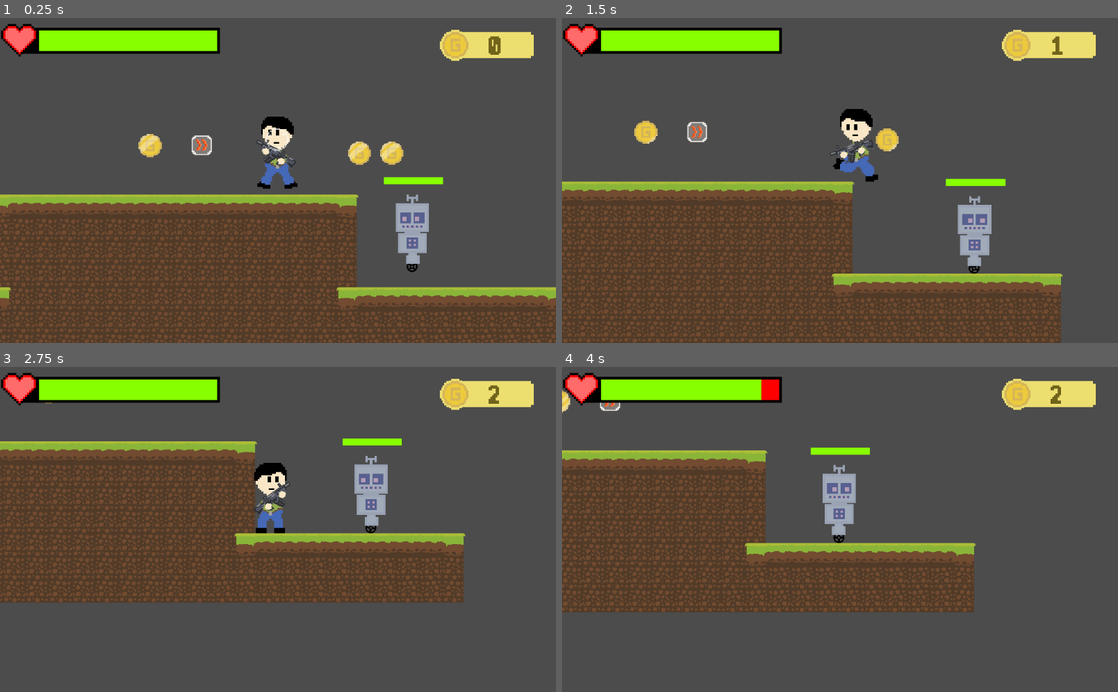
Above: before the commit, frames 1-4 (two rows, left to right).
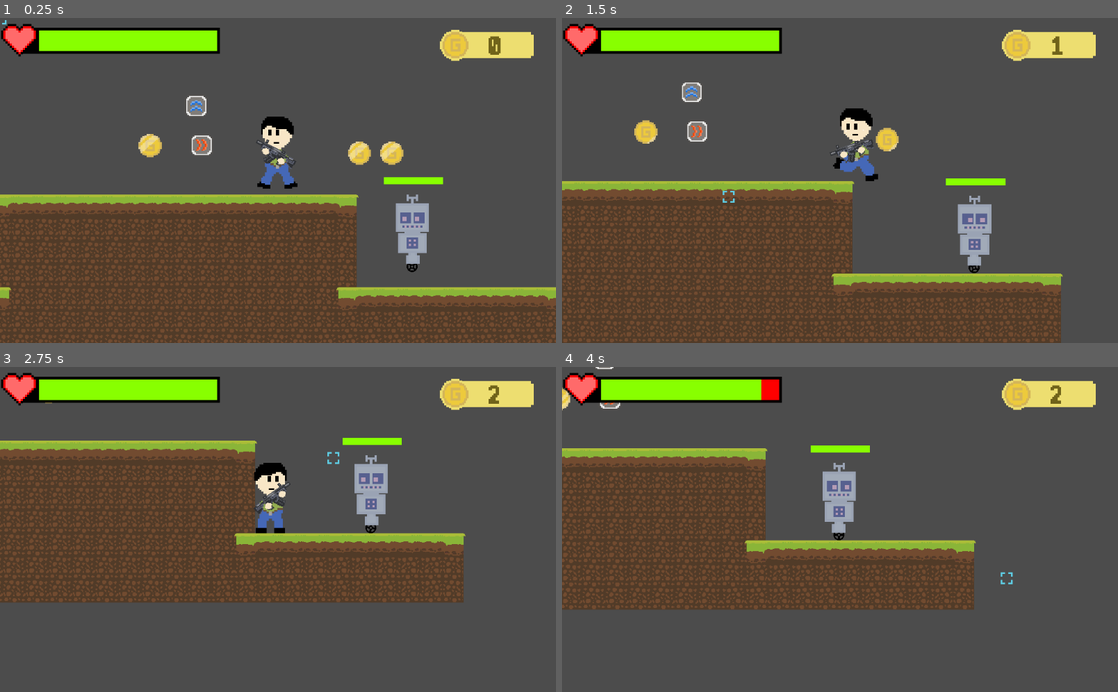
Above: after the commit, the same moments.

Repository: megarubber/green
Game: Godot game, scene res://levels/TestLevel.tscn
Same seed, same stepped clock (60 frames per second), same inputs: the game is played once before the commit and once after it.
Inputs (mouse positions are in pixels of both pictures, inside the frame that each line leads up to):
- Up to frame 1 (0.25 s): no input
- Up to frame 2 (1.5 s): move the mouse to (962, 164) at 0.52 s; hold Right (ui_right) from 0.53 s (still down); tap Up (ui_up) at 0.77 s; move the mouse to (728, 196) at 1.27 s
- Up to frame 3 (2.75 s): tap Up (ui_up) at 1.52 s; move the mouse to (333, 458) at 2.02 s; release Right (ui_right) at 2.03 s; hold Left (ui_left) from 2.03 s (still down)
- Up to frame 4 (4 s): move the mouse to (812, 594) at 2.77 s; release Left (ui_left) at 2.78 s; hold Right (ui_right) from 2.78 s (still down); tap Up (ui_up) at 3.02, 3.77 s; move the mouse to (1006, 578) at 3.52 s

The runs differ from the first frame. In frame 1, 0.3% of the frame differs, in the area x 0-52%, y 0-41%; in frame 2, 1.9%; in frame 3, 1.5%; in frame 4, 11%, in the area x 0-82%, y 0-76%.

Commit message:
feat: aim

Diff:
--- a/levels/TestLevel.tscn
+++ b/levels/TestLevel.tscn
@@ -7,6 +7,7 @@
 [ext_resource path="res://others/hud/HUD.tscn" type="PackedScene" id=5]
 [ext_resource path="res://collectables/coin/Coin.tscn" type="PackedScene" id=6]
 [ext_resource path="res://collectables/powerups/PowerUp.tscn" type="PackedScene" id=7]
+[ext_resource path="res://others/mouse/Mouse.tscn" type="PackedScene" id=8]
 
 [sub_resource type="ConvexPolygonShape2D" id=1]
 points = PoolVector2Array( 64, 64, 0, 64, 0, 0, 64, 0 )
@@ -387,8 +388,12 @@
 scale = Vector2( 4, 4 )
 
 [node name="PowerUp2" parent="PowerUps" instance=ExtResource( 7 )]
-position = Vector2( 286, -153 )
+position = Vector2( 62, -246 )
 scale = Vector2( 4, 4 )
 type = 1
 
 [node name="HUD" parent="." instance=ExtResource( 5 )]
+
+[node name="Mouse" parent="." instance=ExtResource( 8 )]
+scale = Vector2( 4, 4 )
+frame = 0
--- /dev/null
+++ b/others/mouse/Mouse.gd
@@ -0,0 +1,7 @@
+extends AnimatedSprite
+
+func _ready():
+	Input.set_mouse_mode(Input.MOUSE_MODE_HIDDEN)
+
+func _process(delta):
+	global_position = get_global_mouse_position()
--- /dev/null
+++ b/others/mouse/Mouse.tscn
@@ -0,0 +1,24 @@
+[gd_scene load_steps=5 format=2]
+
+[ext_resource path="res://others/mouse/aim-2.png" type="Texture" id=1]
+[ext_resource path="res://others/mouse/aim-1.png" type="Texture" id=2]
+[ext_resource path="res://others/mouse/Mouse.gd" type="Script" id=3]
+
+[sub_resource type="SpriteFrames" id=1]
+animations = [ {
+"frames": [  ],
+"loop": true,
+"name": "default",
+"speed": 5.0
+}, {
+"frames": [ ExtResource( 2 ), ExtResource( 1 ) ],
+"loop": true,
+"name": "cursor",
+"speed": 3.0
+} ]
+
+[node name="Mouse" type="AnimatedSprite"]
+frames = SubResource( 1 )
+animation = "cursor"
+playing = true
+script = ExtResource( 3 )
--- a/player/Player.gd
+++ b/player/Player.gd
@@ -115,11 +115,11 @@
 
 func _powerup(type):
 	match type:
-		0: # Speed PowerUp
+		0: # Speed
 			max_speed = 550
 			yield(get_tree().create_timer(5), "timeout")
 			max_speed = 250
-		1:
+		1: # Jump
 			max_jump_height = -1000
 			yield(get_tree().create_timer(5), "timeout")
 			max_jump_height = -850
Not shown: 1 places in levels/TestLevel.tscn that only renumber resources
Binary file added: others/mouse/aim-1.png
Not shown, added: others/mouse/aim-1.png.import
Binary file added: others/mouse/aim-2.png
Not shown, added: others/mouse/aim-2.png.import
